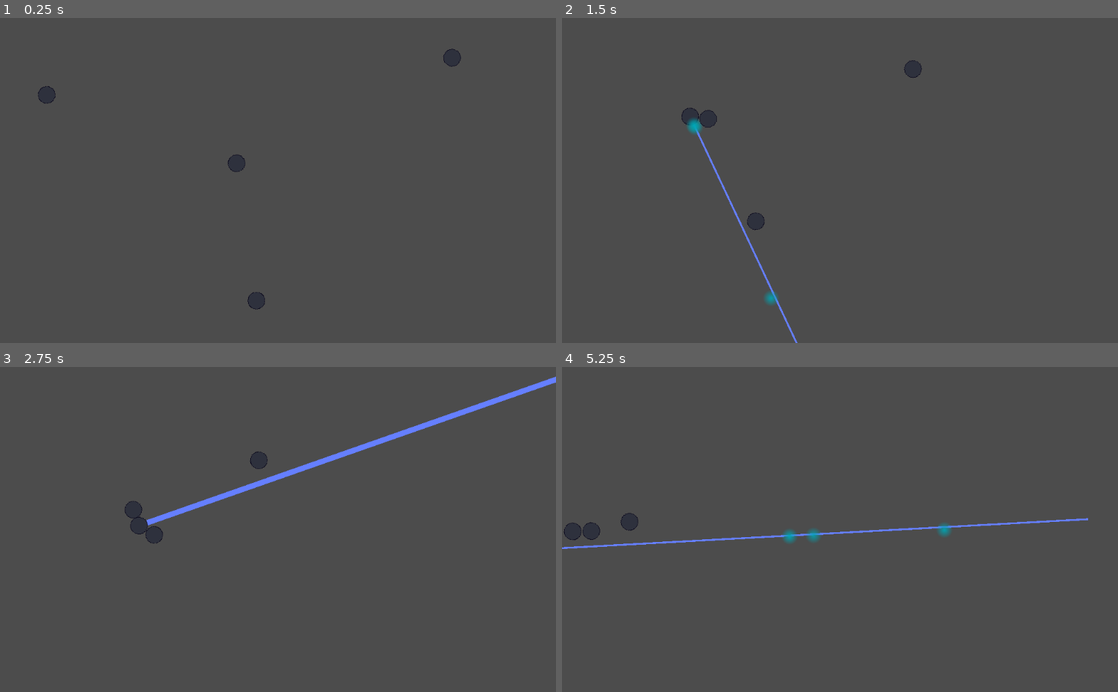
Above: before the commit, frames 1-4 (two rows, left to right).
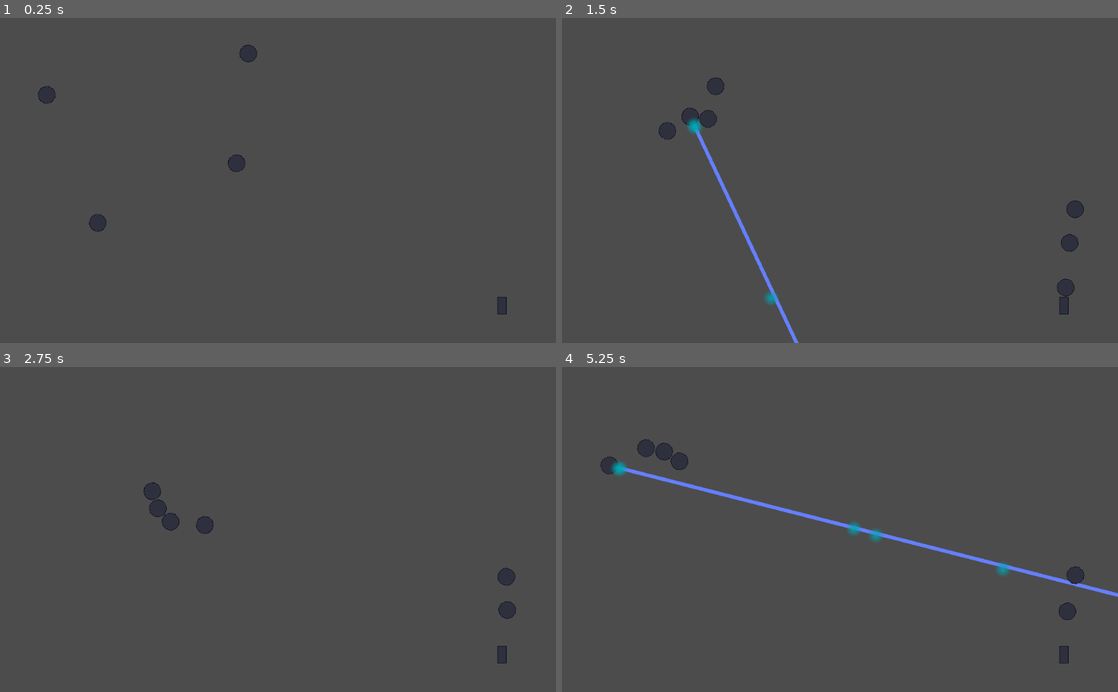
Above: after the commit, the same moments.

Repository: ludumludere-altusscholadiscipulus/Ludum-Dare-50
Game: Godot game, scene res://Test World.tscn
The game is run twice, just before and just after one commit, with the same random seed, the same clock (stepped at 60 frames per second) and the same inputs. Before the commit the project has no main scene; this scene is started directly in both runs.
Inputs (mouse positions are in pixels of both pictures, inside the frame that each line leads up to):
- Up to frame 1 (0.25 s): no input
- Up to frame 2 (1.5 s): move the mouse to (962, 164) at 0.52 s; hold D (right) 0.53-1.28 s; click (962, 164) at 0.67 s; move the mouse to (728, 196) at 1.27 s; hold S (down) from 1.28 s (still down); click (728, 196) at 1.42 s
- Up to frame 3 (2.75 s): move the mouse to (333, 458) at 2.02 s; release S (down) at 2.03 s; hold D (right) from 2.03 s (still down); click (333, 458) at 2.17 s
- Up to frame 4 (5.25 s): move the mouse to (812, 594) at 2.77 s; release D (right) at 2.78 s; hold W (up) 2.78-3.53 s; click (812, 594) at 2.92 s; move the mouse to (1006, 578) at 3.52 s; hold A (left) 3.53-5.03 s; click (1006, 578) at 3.67 s; move the mouse to (673, 480) at 4.27 s; click (673, 480) at 4.42 s; move the mouse to (867, 529) at 5.02 s; hold S (down) from 5.03 s (still down); click (867, 529) at 5.17 s

The runs differ from the first frame. In frame 1, 0.6% of the frame differs, in the area x 16-92%, y 8-92%; in frame 2, 1.4%; in frame 3, 2.8%; in frame 4, 3.4%, in the area x 0-100%, y 22-92%.

Commit message:
Add files via upload

Diff:
--- /dev/null
+++ b/LD Jam 50/Enemies/Zombie.gd
@@ -0,0 +1,45 @@
+extends KinematicBody2D
+
+const speed = 150
+
+onready var raycast = $RayCast2D
+
+var player = null
+var tower = null
+var HP = 100
+var velocity : Vector2
+
+func _ready():
+	add_to_group("zombies")
+	set_player(get_parent().get_node("Player"))
+	set_tower(get_parent().get_node("Tower"))
+
+func _physics_process(delta):
+	print(HP)
+	if player == null:
+		return
+	var distance_to_player = global_position.distance_to(player.global_position)
+	var distance_to_tower = global_position.distance_to(tower.global_position)
+
+	if distance_to_player > distance_to_tower:
+		velocity = tower.global_position - global_position
+	else:
+		velocity = player.global_position - global_position
+
+	velocity = velocity.normalized()
+	global_rotation = atan2(velocity.y,velocity.x)
+	move_and_collide(velocity * speed * delta)
+
+	if raycast.is_colliding():
+		var coll = raycast.get_collider()
+		if coll.name == "Player":
+			pass
+
+	if HP <= 0 :
+		queue_free()
+
+func set_player(p):
+	player = p
+
+func set_tower(p):
+	tower = p
--- /dev/null
+++ b/LD Jam 50/Enemies/Zombie.tscn
@@ -0,0 +1,20 @@
+[gd_scene load_steps=4 format=2]
+
+[ext_resource path="res://Placeholder.png" type="Texture" id=1]
+[ext_resource path="res://Enemies/Zombie.gd" type="Script" id=2]
+
+[sub_resource type="CircleShape2D" id=1]
+radius = 16.0
+
+[node name="Zombie" type="KinematicBody2D"]
+script = ExtResource( 2 )
+
+[node name="Placeholder" type="Sprite" parent="."]
+texture = ExtResource( 1 )
+
+[node name="CollisionShape2D" type="CollisionShape2D" parent="."]
+shape = SubResource( 1 )
+
+[node name="RayCast2D" type="RayCast2D" parent="."]
+enabled = true
+cast_to = Vector2( 17.5, 0 )
--- a/LD Jam 50/Laser/Laser.gd
+++ b/LD Jam 50/Laser/Laser.gd
@@ -46,7 +46,7 @@
 
 func appear():
 	$Tween.stop_all()
-	$Tween.interpolate_property(line,"width",0,10.0,0.2)
+	$Tween.interpolate_property(line,"width",0,10.0,0.1)
 	$Tween.start()
 
 func disappear():
--- /dev/null
+++ b/LD Jam 50/Player/Player.gd
@@ -0,0 +1,26 @@
+extends KinematicBody2D
+
+export (int) var speed = 200
+
+# Called when the node enters the scene tree for the first time.
+func _ready():
+	pass
+
+var velocity = Vector2()
+
+func get_input():
+	velocity = Vector2()
+	if Input.is_action_pressed("right"):
+		velocity.x += 1
+	if Input.is_action_pressed("left"):
+		velocity.x -= 1
+	if Input.is_action_pressed("down"):
+		velocity.y += 1
+	if Input.is_action_pressed("up"):
+		velocity.y -= 1
+	velocity = velocity.normalized() * speed
+
+func _physics_process(delta):
+	rotation = get_global_mouse_position().angle_to_point(position)
+	get_input()
+	velocity = move_and_slide(velocity)
--- /dev/null
+++ b/LD Jam 50/Player/Player.tscn
@@ -0,0 +1,20 @@
+[gd_scene load_steps=5 format=2]
+
+[ext_resource path="res://Placeholder.png" type="Texture" id=1]
+[ext_resource path="res://Laser/LaserRayCast.tscn" type="PackedScene" id=2]
+[ext_resource path="res://Player/Player.gd" type="Script" id=3]
+
+[sub_resource type="CircleShape2D" id=1]
+radius = 16.0
+
+[node name="Player" type="KinematicBody2D"]
+script = ExtResource( 3 )
+
+[node name="Placeholder" type="Sprite" parent="."]
+texture = ExtResource( 1 )
+
+[node name="CollisionShape2D" type="CollisionShape2D" parent="."]
+shape = SubResource( 1 )
+
+[node name="RayCast2D" parent="." instance=ExtResource( 2 )]
+position = Vector2( 16, 0 )
--- /dev/null
+++ b/LD Jam 50/Spawners/Spawner.gd
@@ -0,0 +1,31 @@
+extends Position2D
+
+onready var restart = $RestartSpawningTimer
+onready var delay = $DelaySpawnTimer
+var original_number : int
+var number : int
+
+const zombie = preload("res://Enemies/Zombie.tscn")
+
+# Called when the node enters the scene tree for the first time.
+func _ready():
+	number = randi() % 3 + 9
+	original_number = number
+	delay.start()
+
+func _on_RestartSpawningTimer_timeout():
+	delay.start()
+
+func _on_DelaySpawnTimer_timeout():
+	create_new_child()
+	if number <= 0:
+		restart.start()
+		delay.stop()
+		number = original_number
+
+func create_new_child():
+	var object = zombie.instance()
+	randomize()
+	object.position = position + Vector2(rand_range(-10,10),rand_range(-10,10))
+	get_parent().add_child(object)
+	number -= 1
--- /dev/null
+++ b/LD Jam 50/Spawners/Spawner.tscn
@@ -0,0 +1,15 @@
+[gd_scene load_steps=2 format=2]
+
+[ext_resource path="res://Spawners/Spawner.gd" type="Script" id=1]
+
+[node name="Spawner" type="Position2D"]
+script = ExtResource( 1 )
+
+[node name="RestartSpawningTimer" type="Timer" parent="."]
+wait_time = 10.0
+
+[node name="DelaySpawnTimer" type="Timer" parent="."]
+wait_time = 0.5
+
+[connection signal="timeout" from="RestartSpawningTimer" to="." method="_on_RestartSpawningTimer_timeout"]
+[connection signal="timeout" from="DelaySpawnTimer" to="." method="_on_DelaySpawnTimer_timeout"]
--- a/LD Jam 50/Test World.tscn
+++ b/LD Jam 50/Test World.tscn
@@ -1,7 +1,9 @@
-[gd_scene load_steps=3 format=2]
+[gd_scene load_steps=5 format=2]
 
-[ext_resource path="res://Zombie.tscn" type="PackedScene" id=1]
-[ext_resource path="res://Player.tscn" type="PackedScene" id=2]
+[ext_resource path="res://Enemies/Zombie.tscn" type="PackedScene" id=1]
+[ext_resource path="res://Player/Player.tscn" type="PackedScene" id=2]
+[ext_resource path="res://Tower/Tower.tscn" type="PackedScene" id=3]
+[ext_resource path="res://Spawners/Spawner.tscn" type="PackedScene" id=4]
 
 [node name="Game" type="Node2D"]
 
@@ -12,7 +14,13 @@
 position = Vector2( 471, 281 )
 
 [node name="Zombie2" parent="." instance=ExtResource( 1 )]
-position = Vector2( 499, 548 )
+position = Vector2( 194, 413 )
 
 [node name="Zombie3" parent="." instance=ExtResource( 1 )]
-position = Vector2( 870, 70 )
+position = Vector2( 494, 58 )
+
+[node name="Tower" parent="." instance=ExtResource( 3 )]
+position = Vector2( 925, 532 )
+
+[node name="Spawner" parent="." instance=ExtResource( 4 )]
+position = Vector2( 941, 346 )
--- /dev/null
+++ b/LD Jam 50/Tower/Tower.gd
@@ -0,0 +1,18 @@
+extends Area2D
+
+var charge_power = 0
+
+# Called when the node enters the scene tree for the first time.
+func _ready():
+	pass # Replace with function body.
+
+
+# Called every frame. 'delta' is the elapsed time since the previous frame.
+#func _process(delta):
+#	pass
+
+
+func _on_Tower_body_entered(body):
+	if body.is_in_group("zombies"):
+		body.queue_free()
+		charge_power += 1
--- /dev/null
+++ b/LD Jam 50/Tower/Tower.tscn
@@ -0,0 +1,20 @@
+[gd_scene load_steps=4 format=2]
+
+[ext_resource path="res://Placeholder2.png" type="Texture" id=1]
+[ext_resource path="res://Tower/Tower.gd" type="Script" id=2]
+
+[sub_resource type="RectangleShape2D" id=1]
+extents = Vector2( 10, 18.5 )
+
+[node name="Tower" type="Area2D"]
+script = ExtResource( 2 )
+
+[node name="Placeholder2" type="Sprite" parent="."]
+position = Vector2( 0, -1 )
+texture = ExtResource( 1 )
+
+[node name="CollisionShape2D" type="CollisionShape2D" parent="."]
+position = Vector2( 0, 0.5 )
+shape = SubResource( 1 )
+
+[connection signal="body_entered" from="." to="." method="_on_Tower_body_entered"]
--- a/LD Jam 50/project.godot
+++ b/LD Jam 50/project.godot
@@ -11,6 +11,7 @@
 [application]
 
 config/name="LD Jam 50"
+run/main_scene="res://Test World.tscn"
 config/icon="res://icon.png"
 
 [input]
Binary file added: LD Jam 50/Placeholder2.png
Not shown, added: LD Jam 50/Placeholder2.png.import
